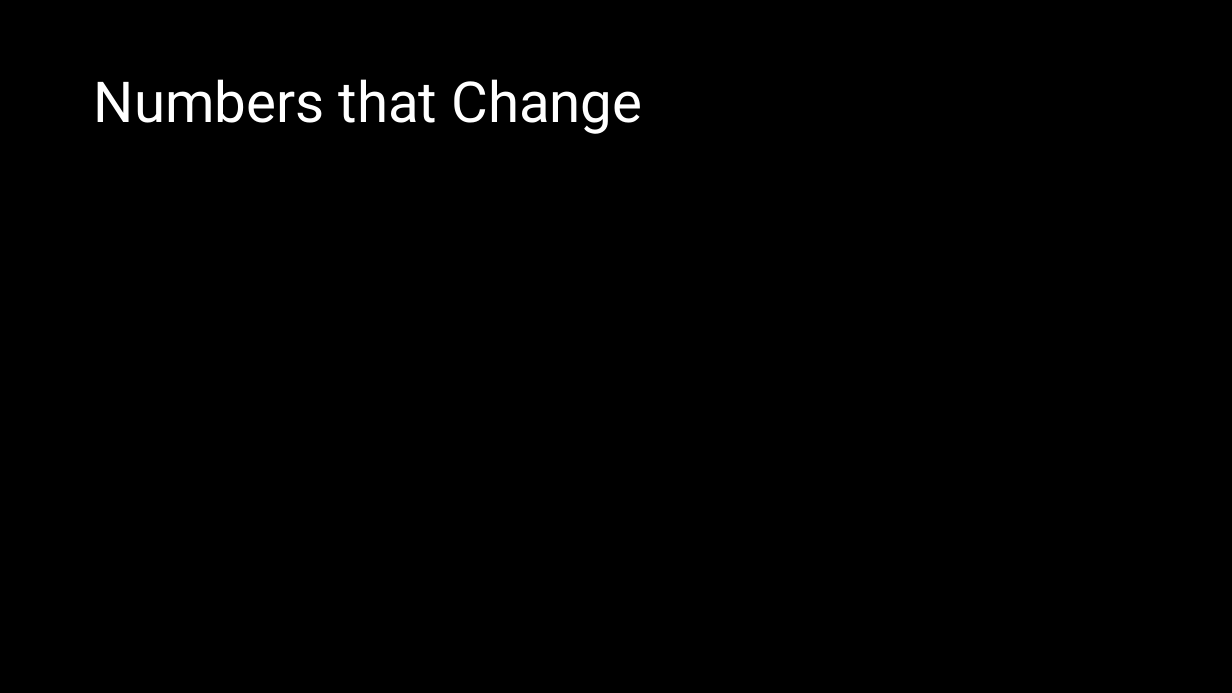
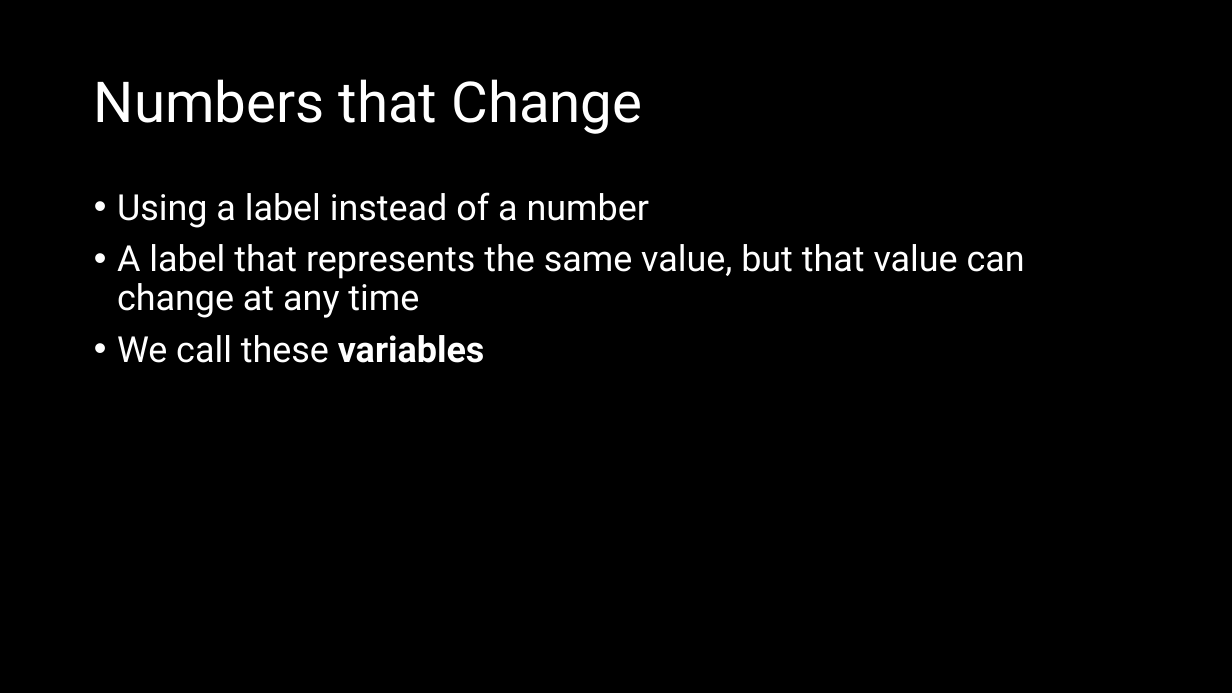
Before and after one commit to crhallberg/IMM120, a slide deck: slide 17 of Presentations/Sept 11 - Class 2.pptx (slide 14 before the commit). Drawn at 1232x693 pixels with LibreOffice and Linux fonts; fonts in the diff are those of the drawing. Boxes give left, top, right and bottom in pixels: in the first picture for what was removed or moved away, otherwise in the second. Text is boxed around its words. In the diff, an @@ line names an element or a change of style, - is before the commit and + after.

```diff
--- a/Presentations/Sept 11 - Class 2.pptx
+++ b/Presentations/Sept 11 - Class 2.pptx
@@ text added at <box>117,192,1025,363</box>, 28 pt, text #FFFFFF @@
+• Using a label instead of a number
+• A label that represents the same value, but that value can change at any time
+• We call these variables
```
Also in this commit, not shown: 1 other slide changed, 14 slides added, 3 slides removed, 3 other files.
